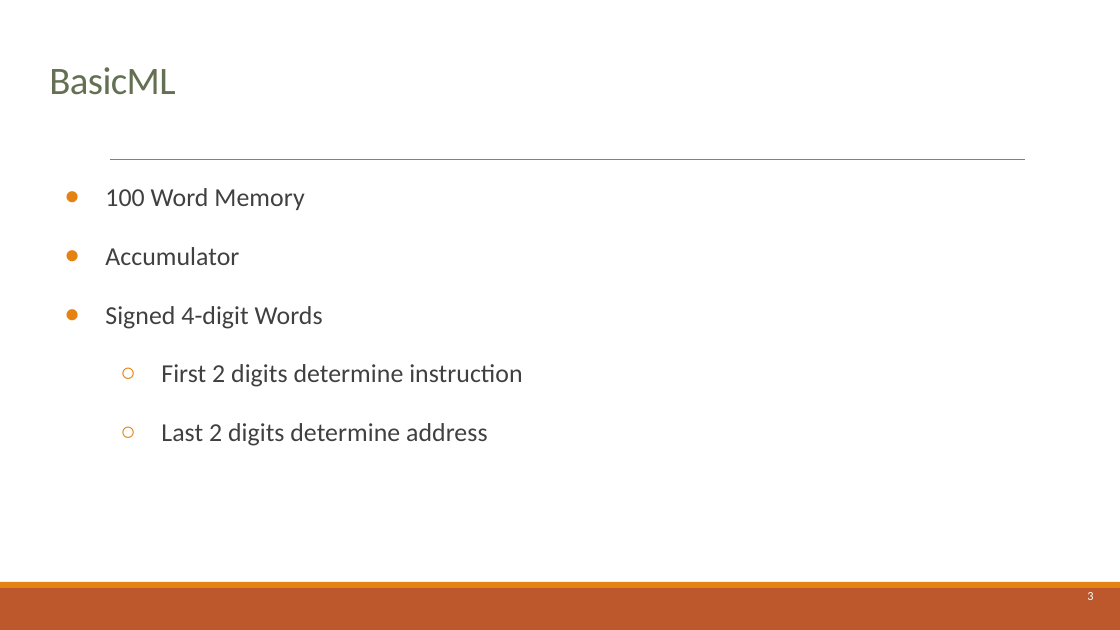
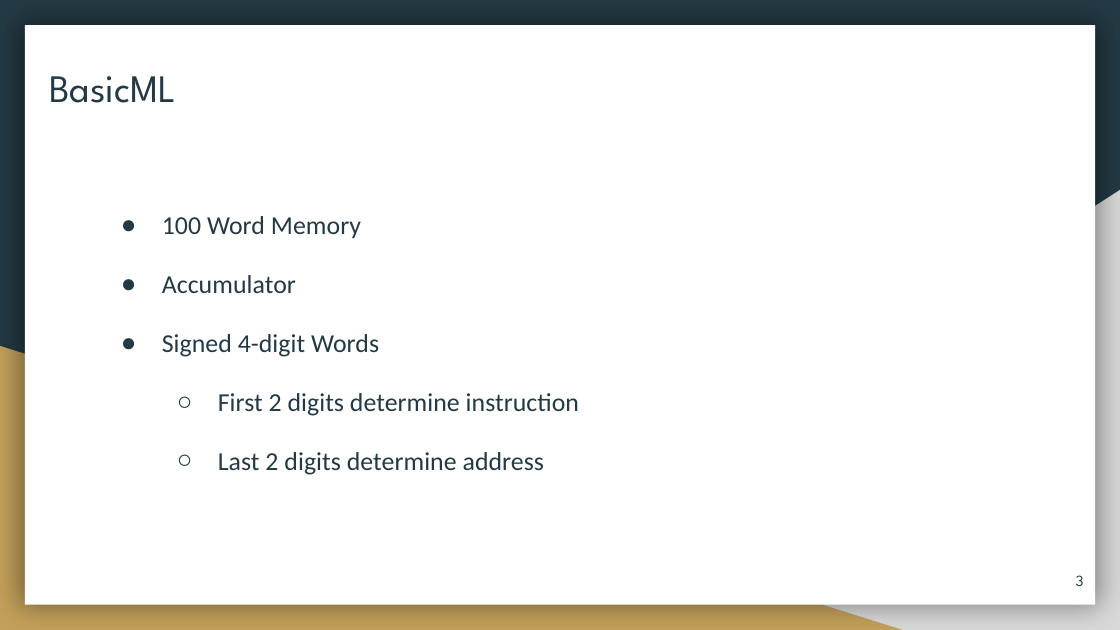
Before and after one commit to ayndvee/CS-2450-Project, a slide deck: slide 3 of UVSim-Project/Documentation/Presentation/UVSim-presentation.pptx. Drawn at 1120x630 pixels with LibreOffice and Linux fonts; fonts in the diff are those of the drawing. Boxes give left, top, right and bottom in pixels: in the first picture for what was removed or moved away, otherwise in the second. Text is boxed around its words. In the diff, an @@ line names an element or a change of style, - is before the commit and + after.

```diff
--- a/UVSim-Project/Documentation/Presentation/UVSim-presentation.pptx
+++ b/UVSim-Project/Documentation/Presentation/UVSim-presentation.pptx
@@ background #FFFFFF to #233A44 @@
@@ rectangle added at bbox=[25, 26, 1095, 605], fill #FFFFFF @@
@@ title "BasicML" at bbox=[49, 76, 176, 103]: font Calibri to League Spartan, text colour #637052 to #233A44, letter spacing -0.4 to 0 pt; line spacing 0.85 to 1 @@
@@ text "100 Word Memory": place and size @@
-text "100 Word Memory" at bbox=[105, 188, 522, 446]
+text "100 Word Memory" at bbox=[162, 216, 579, 475]
@@ text "100 Word Memory" at bbox=[162, 216, 579, 475]: text colour #404040 to #233A44; bullet colour #E48312 to #233A44 @@
@@ line removed from (110, 160) to (1025, 160) @@
@@ right triangle added at bbox=[439, 190, 1120, 630], fill #D9D9D9 @@
@@ right triangle added at bbox=[0, 346, 903, 630], fill #C4A15A @@
@@ page number: place and size @@
-page number at bbox=[1087, 592, 1093, 600]
+page number at bbox=[1076, 575, 1084, 586]
@@ page number at bbox=[1076, 575, 1084, 586]: size 7.9 to 10 pt, font Calibri to League Spartan, text colour #FFFFFF to #233A44 @@
@@ rectangle removed at bbox=[0, 588, 1120, 630] @@
@@ rectangle removed at bbox=[0, 582, 1120, 588] @@
```
Also in this commit, not shown: 20 other slides changed, 2 other files.
